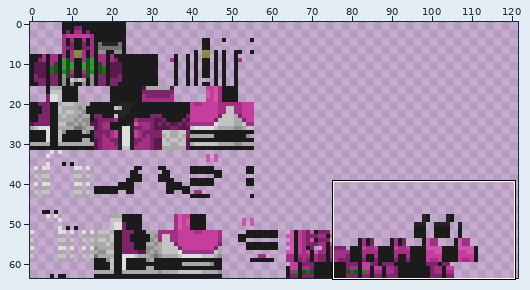
One commit to this sprite sheet: src/main/resources/assets/kamenridercraft/textures/armor/another_decade.png. Above, an overview of the earlier version with the close-up marked.
Close-up. Before:
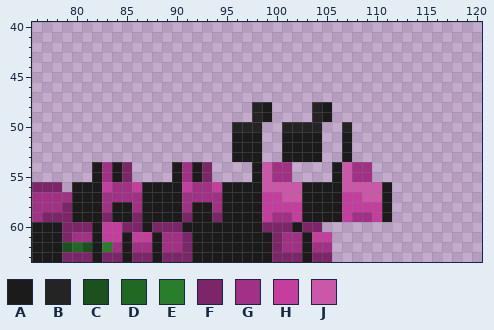
The file is 128x64 pixels. Colours within 5 levels of each other are drawn and written as one. Shown: x 76..120, y 40..63. The wide view leaves out empty margins.
Palette (. is transparent): A #1b1b1b  B #242424  C #1a511d  D #216823  E #287e29  F #7c2569  G #a23185  H #c53e9e  J #cc56a8
Pixels before, first column x 76:
48 ......................BA....BA......
49 ......................BA....BA......
50 ....................BBB..BBBB..B....
51 ....................AAA..AAAA..A....
52 ....................AAA..AAAA..A....
53 ....................AAA..AAAA..A....
54 ......AGAF....AGAF....AJGG....AJGG..
55 ......AGAF....AGAF....AJGG....AJGG..
56 FFF.AAAHGGHAAAAHGGHAAAAJJJJAAAAJJJJA
57 GGGGAAAGGGGAAAAGGGGAAAAHHJJAAAAHHJJA
58 GGGFAAAGAAGAAAAGAAGAAAAHHHHAAAAHHHHA
59 GFFFAAAFAAFAAAAFAAFAAAAHGGHAAAAHGGHA
60 AAAFFFAHHFFAFFFAAAAAAAAFFFAFF.......
61 AAAFGGAHHAHHAGGFAAAAAAAAFGGAHH......
62 AAACDCAEGAGGAGGFAAAAAAAAFGGAGG......
63 AAAFFFAFFAFFAFFFAAAAAAAAFFFAFF......
After:
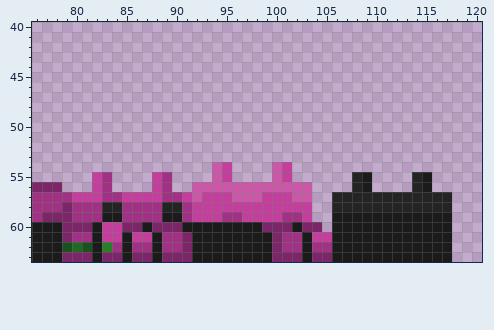
The edit:
Changed rows in their new state; - is an unchanged pixel.
first column x 80:
48 ------------------..----..------------
49 ------------------..----..------------
50 ----------------...--....--.----------
51 ----------------...--....--.----------
52 ----------------...--....--.----------
53 ----------------...--....--.----------
54 --....----....JH--..JH----....--------
55 --H-..--HG....JH--..JH----..BA----BA--
56 ..HG....HG..JJJJJJJ----J....BA..--BA--
57 HHH--HHHHGGHJHHHJJJ--H-J..BBBBBBBBBBBB
58 GGGBBG-GGBB-HHHHHHH----H..BBBBBBBBBBBB
59 GGGA-GGGG--GHHHGGHH-H-GH..-AAAA-AAAAAA
60 --------------------------AAAAAAAAAAAA
61 --------------------------AAAAAAAAAAAA
62 --------------------------AAAAAAAAAAAA
63 --------------------------AAAAAAAAAAAA
Boxes around the changes in both close-ups, in picture pixels (x1, y1, x2, y2):
changed: (72, 102, 452, 262)
